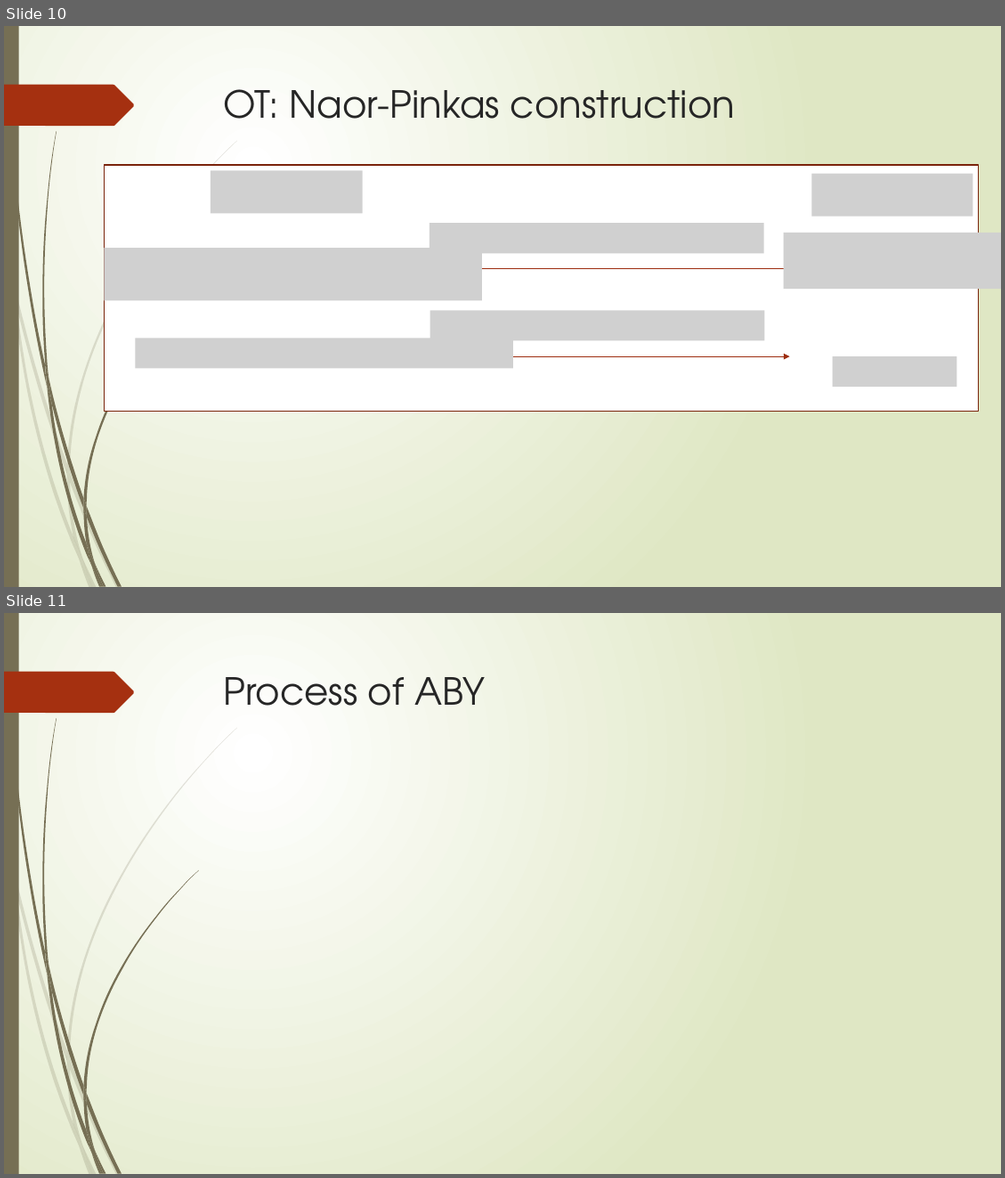
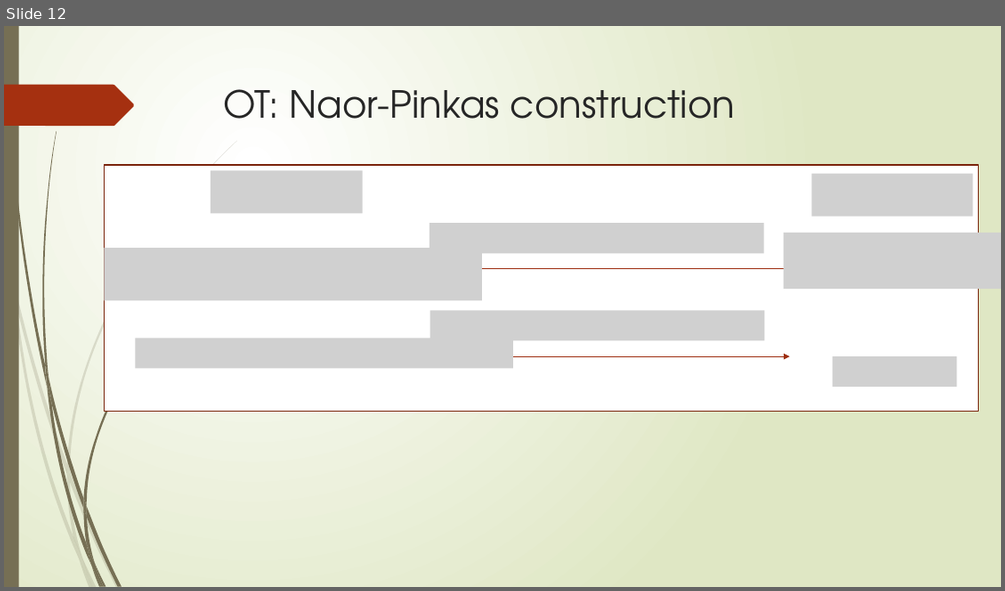
Before and after one commit to Voidkai/MPC_PSI, a slide deck: PowerPoint/ABY.pptx. Shown one above the other, each under a label of ours: slides 10 and 11 before the commit, slide 12 after it. The pictures are 1005x1178 and 1005x591 pixels, drawn with LibreOffice and Linux fonts; fonts in the diff are those of the drawing; grey boxes stand for pictures. Boxes give left, top, right and bottom in pixels: in the first picture for what was removed or moved away, otherwise in the second. Text is boxed around its words. In the diff, an @@ line names an element or a change of style, - is before the commit and + after.

```diff
--- a/PowerPoint/ABY.pptx
+++ b/PowerPoint/ABY.pptx
@@ slide 11 removed at (4,613,1001,1174), background gradient #FFFFFF to #DFE8C4; not listed: 24 template elements that a slide beside it also shows @@
@@ title removed at (224,677,485,706) @@
-Process of ABY
@@ what was slide 10 is now slide 12 @@
```
Also in this commit, not shown: 3 slides changed, 5 slides added, 1 other file.
